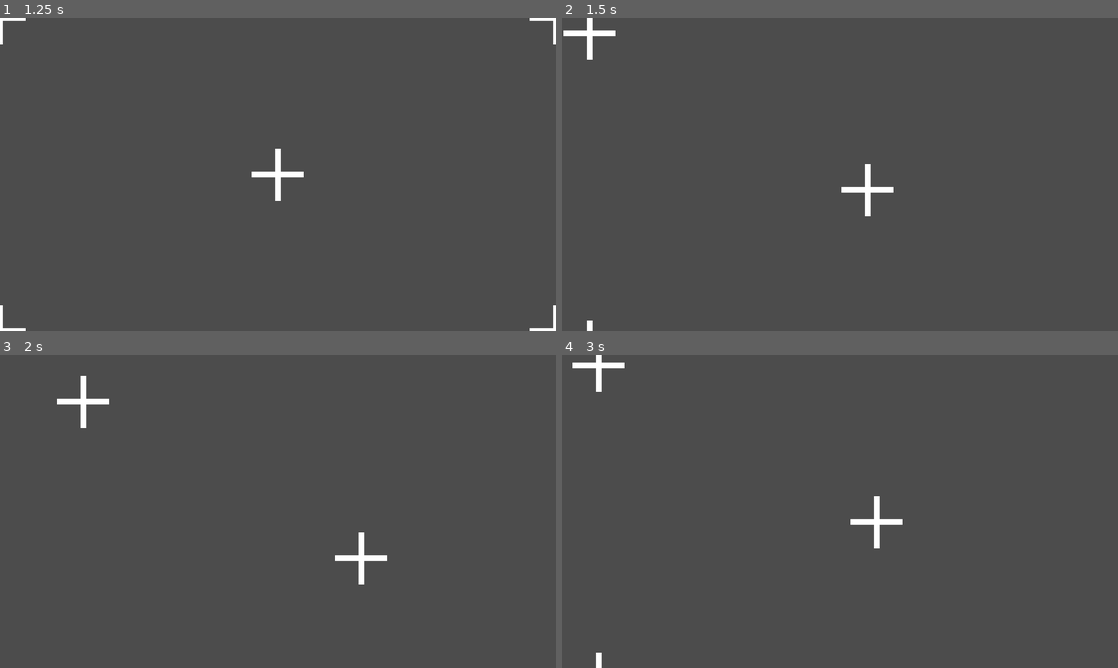
Above: before the commit, frames 1-4 (two rows, left to right).
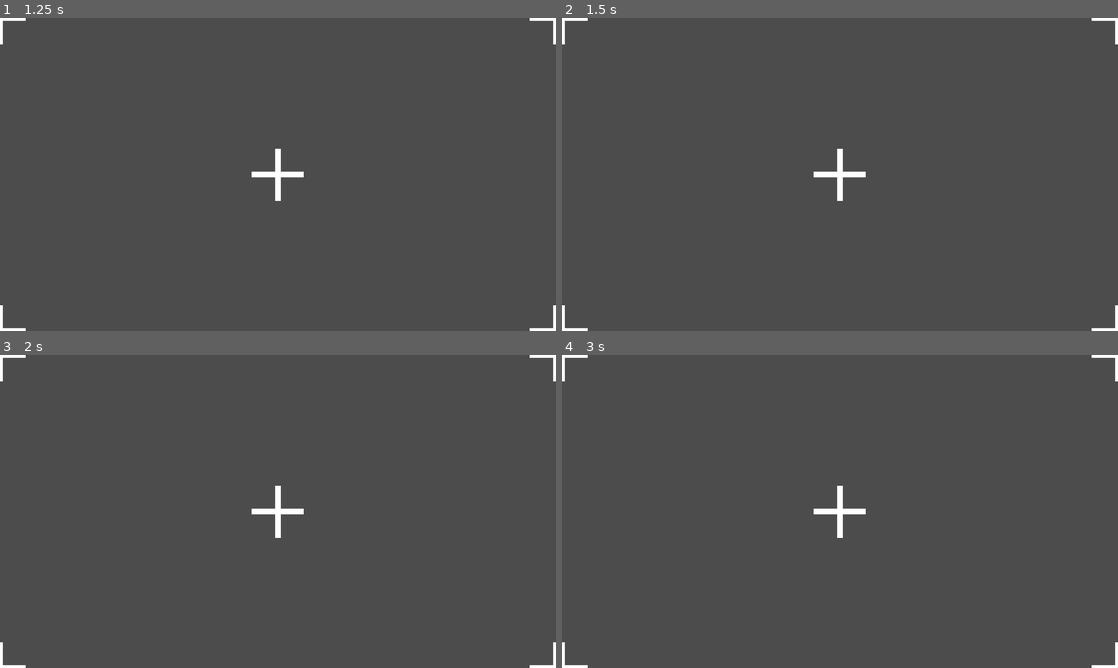
Above: after the commit, the same moments.

Repository: williambcosta/godot-touch-camera-2d
Game: Godot game, scene res://CameraTest.tscn
The game is run twice, just before and just after one commit, with the same random seed, the same clock (stepped at 60 frames per second) and the same inputs.
Inputs (mouse positions are in pixels of both pictures, inside the frame that each line leads up to):
- Up to frame 1 (1.25 s): tap Enter at 0.5 s; move the mouse to (400, 158) at 0.52 s; click (400, 158) at 0.67 s
- Up to frame 2 (1.5 s): tap Space at 1.25 s; drag from (728, 190) to (812, 237) at 1.27 s
- Up to frame 3 (2 s): no input
- Up to frame 4 (3 s): tap Enter at 2 s; move the mouse to (895, 442) at 2.02 s; click (895, 442) at 2.17 s; tap Space at 2.75 s; drag from (812, 574) to (673, 464) at 2.77 s

Frame 1 is identical in both runs. In frame 2, 1.2% of the frame differs, in the area x 0-100%, y 0-100%; in frame 3, 1.3%; in frame 4, 1.3%.

Commit message:
fix pinch gesture on windows

Diff:
--- a/CameraTest.tscn
+++ b/CameraTest.tscn
@@ -82,3 +82,4 @@
 limit_right = 2920
 limit_bottom = 1980
 script = ExtResource( 2 )
+handle_mouse_events = false
--- a/TouchCamera2D.gd
+++ b/TouchCamera2D.gd
@@ -137,10 +137,12 @@
 			set_position(position - event.relative * zoom)
 
 		# If there are more than one finger on screen
-		if events.size() == 2 and events.has_all([0, 1]):
+		if events.size() > 1:
+			# Get index (this is random with window 10 touch)
+			var keys = events.keys()
 			# Stores the touches position
-			var p1: Vector2 = events[0].position
-			var p2: Vector2 = events[1].position
+			var p1: Vector2 = events[keys[0]].position
+			var p2: Vector2 = events[keys[1]].position
 
 			# If move while zooming is set true
 			if move_while_zooming:
